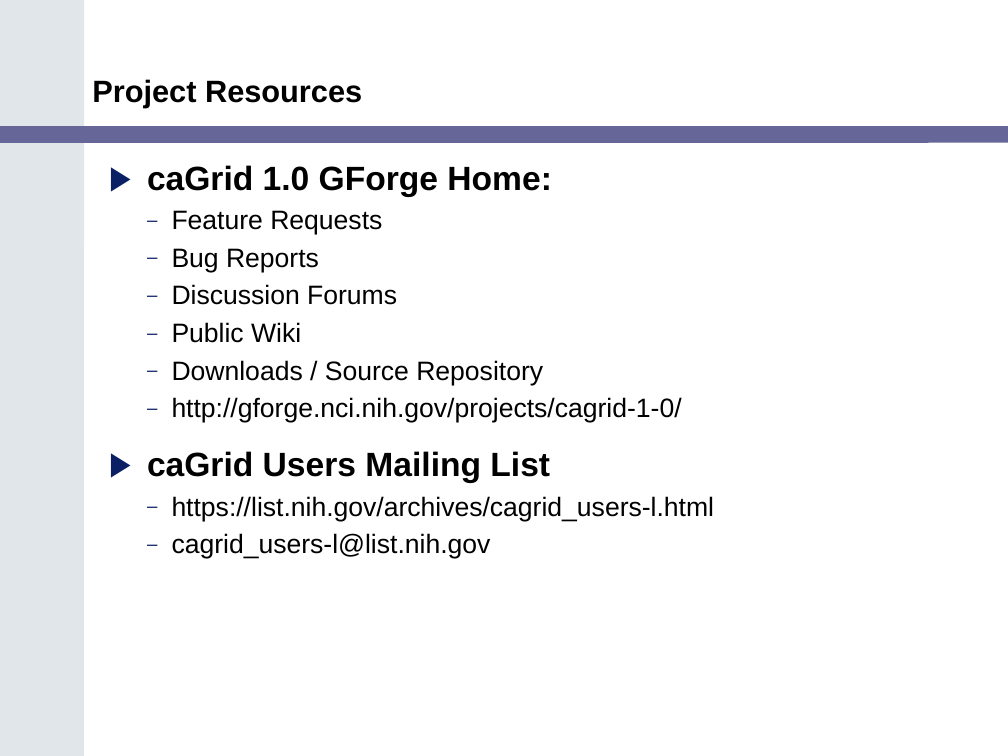
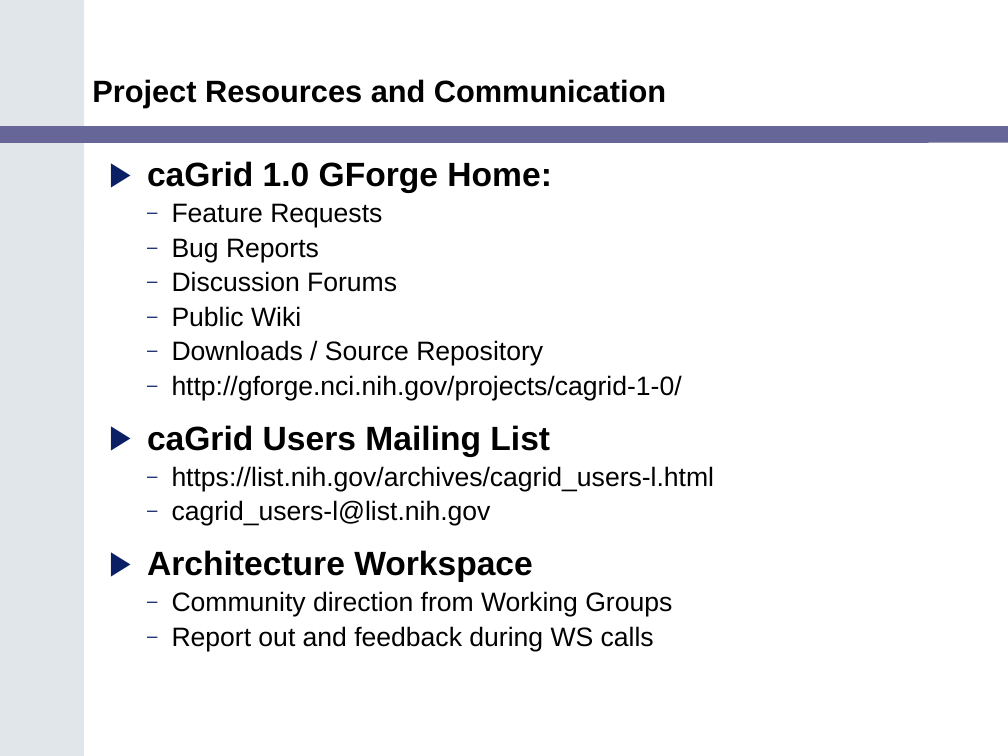
Before and after one commit to NCIP/cagrid-docs, a slide deck: slide 5 of presentations/200602_VCDE_ARCH/caGrid_Update_Arch_VCDE_Feb1.ppt. Drawn at 1008x756 pixels with LibreOffice and Linux fonts; fonts in the diff are those of the drawing; background and template pictures are left out. Boxes give left, top, right and bottom in pixels: in the first picture for what was removed or moved away, otherwise in the second. Text is boxed around its words. In the diff, an @@ line names an element or a change of style, - is before the commit and + after.

```diff
--- a/presentations/200602_VCDE_ARCH/caGrid_Update_Arch_VCDE_Feb1.ppt
+++ b/presentations/200602_VCDE_ARCH/caGrid_Update_Arch_VCDE_Feb1.ppt
@@ title at [92, 79, 666, 108]: text changed @@
-Project Resources
+Project Resources and Communication
@@ text at [147, 161, 715, 526]: line spacing 0.95 to 0.85 @@
@@ text at [147, 550, 672, 651]: paragraphs added @@
+▶ Architecture Workspace
+  – Community direction from Working Groups
+  – Report out and feedback during WS calls
```
Also in this commit, not shown: 5 other slides changed.
